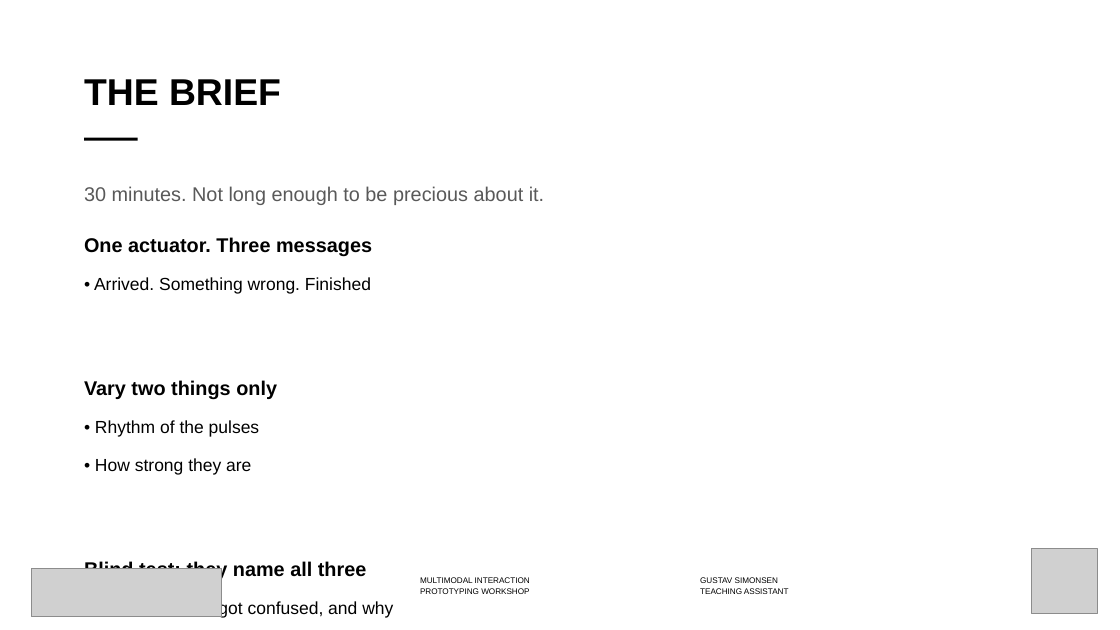
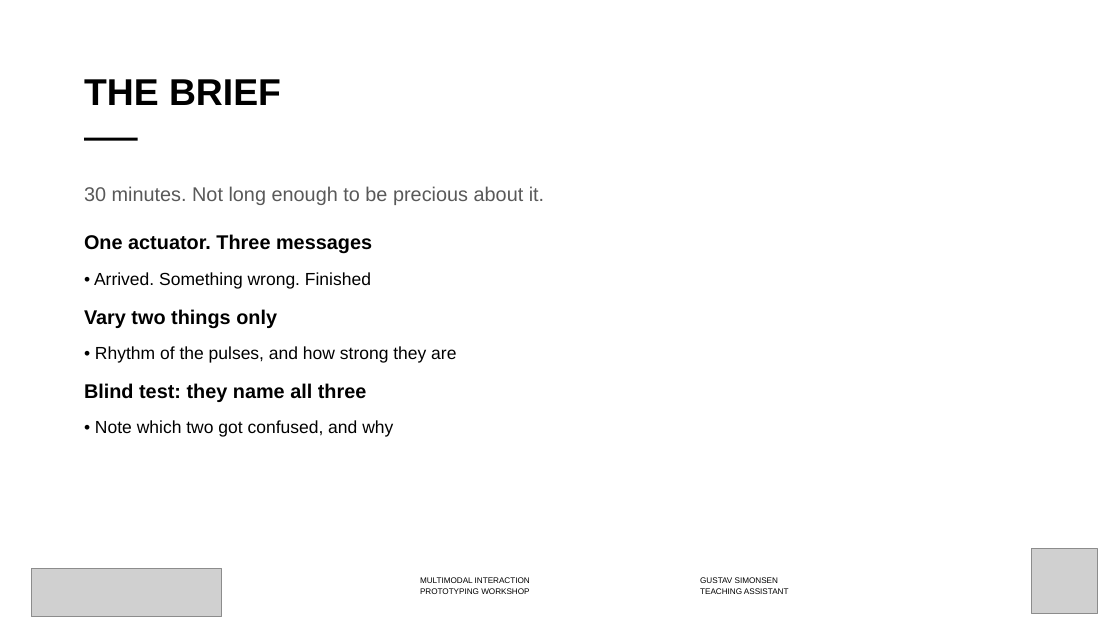
Before and after one commit to labtools-au/multimodal-actuator-workshop, a slide deck: slide 27 of docs/multimodal-actuator-workshop.pptx. Drawn at 1120x630 pixels with LibreOffice and Linux fonts; fonts in the diff are those of the drawing; grey boxes stand for pictures; background and template pictures are left out. Boxes give left, top, right and bottom in pixels: in the first picture for what was removed or moved away, otherwise in the second. Text is boxed around its words. In the diff, an @@ line names an element or a change of style, - is before the commit and + after.

```diff
--- a/docs/multimodal-actuator-workshop.pptx
+++ b/docs/multimodal-actuator-workshop.pptx
@@ text at bbox=[84, 186, 544, 437]: less space between paragraphs @@
@@ text at bbox=[95, 346, 456, 363]: text changed @@
-• Rhythm of the pulses
-• How strong they are
+• Rhythm of the pulses, and how strong they are
```
Also in this commit, not shown: 15 other slides changed, 9 other files.
